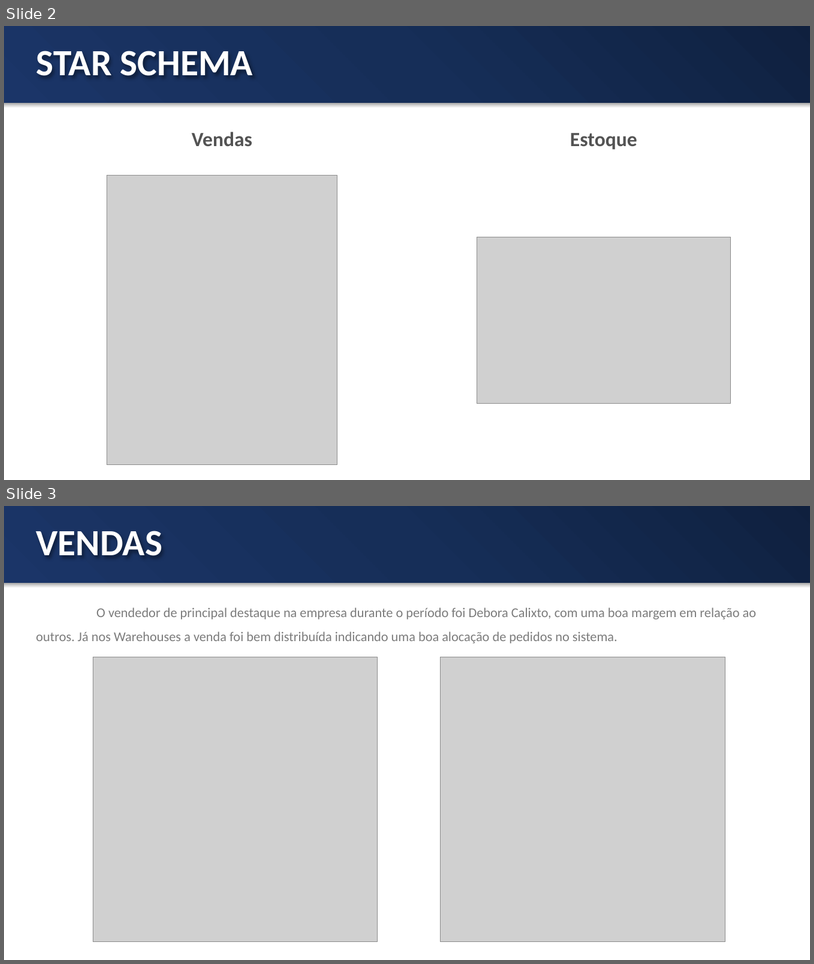
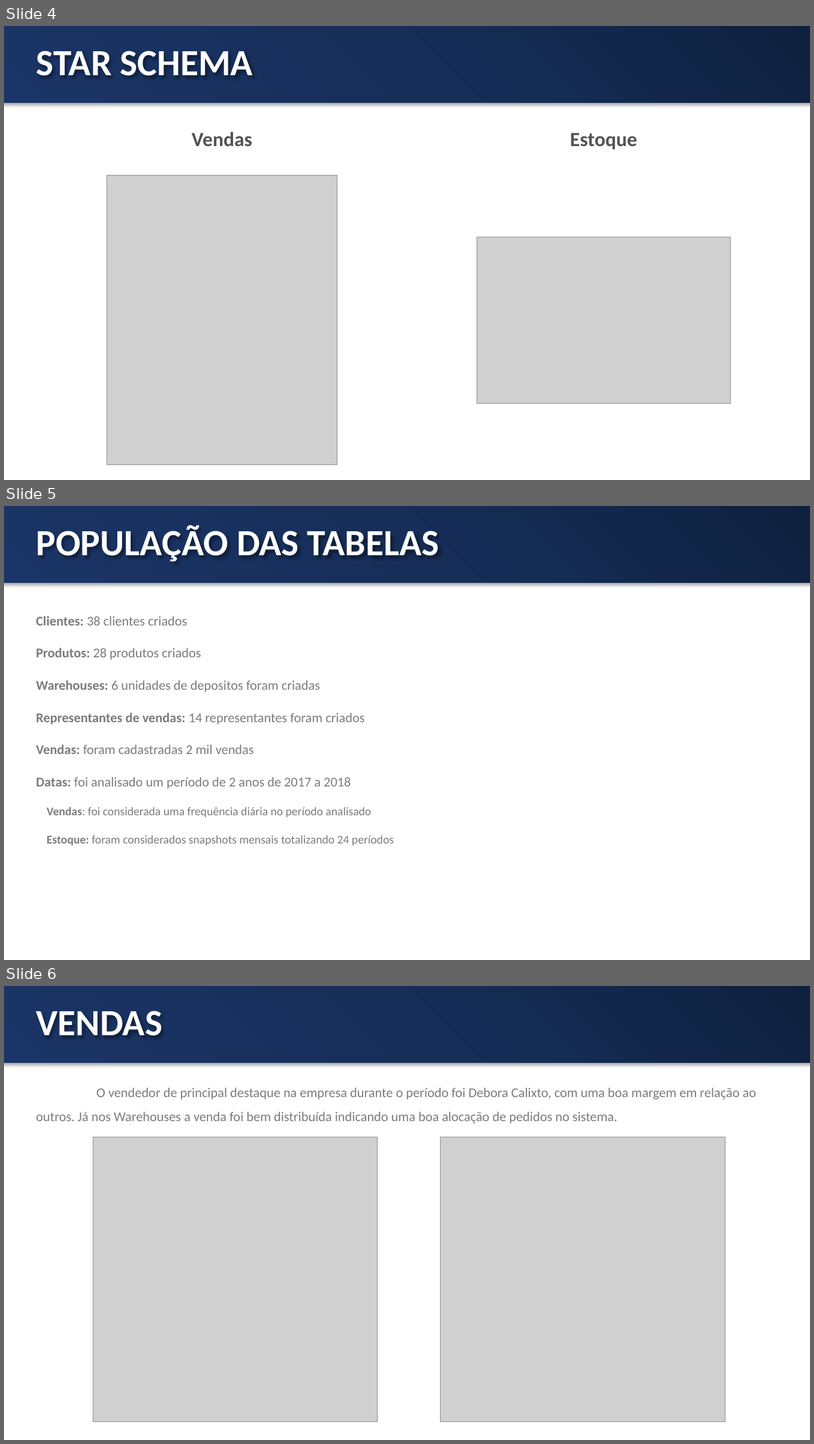
Before and after one commit to moesmatheus/modelagem-informacional, a slide deck: Apresentação.pptx. Shown one above the other, each under a label of ours: slides 2 and 3 before the commit, slides 4, 5 and 6 after it. The pictures are 814x964 and 814x1444 pixels, drawn with LibreOffice and Linux fonts; fonts in the diff are those of the drawing; grey boxes stand for pictures. Boxes give left, top, right and bottom in pixels: in the first picture for what was removed or moved away, otherwise in the second. Text is boxed around its words. In the diff, an @@ line names an element or a change of style, - is before the commit and + after.

```diff
--- a/Apresentação.pptx
+++ b/Apresentação.pptx
@@ slide 5 added at (4, 506, 810, 960), background #FFFFFF; not listed: 1 template element that a slide beside it also shows @@
@@ title added at (36, 525, 440, 562), 44 pt, text #FFFFFF, bold @@
+POPULAÇÃO DAS TABELAS
@@ text added at (36, 616, 394, 845), 16 pt, text #7C7C7C @@
+Clientes: 38 clientes criados
+Produtos: 28 produtos criados
+Warehouses: 6 unidades de depositos foram criadas
+Representantes de vendas: 14 representantes foram criados
+Vendas: foram cadastradas 2 mil vendas
+Datas: foi analisado um período de 2 anos de 2017 a 2018
+Vendas: foi considerada uma frequência diária no período analisado
+Estoque: foram considerados snapshots mensais totalizando 24 períodos
@@ what was slide 2 is now slide 4 @@
@@ what was slide 3 is now slide 6 @@
```
Also in this commit, not shown: 1 slide changed, 3 other slides added, 1 other file.
